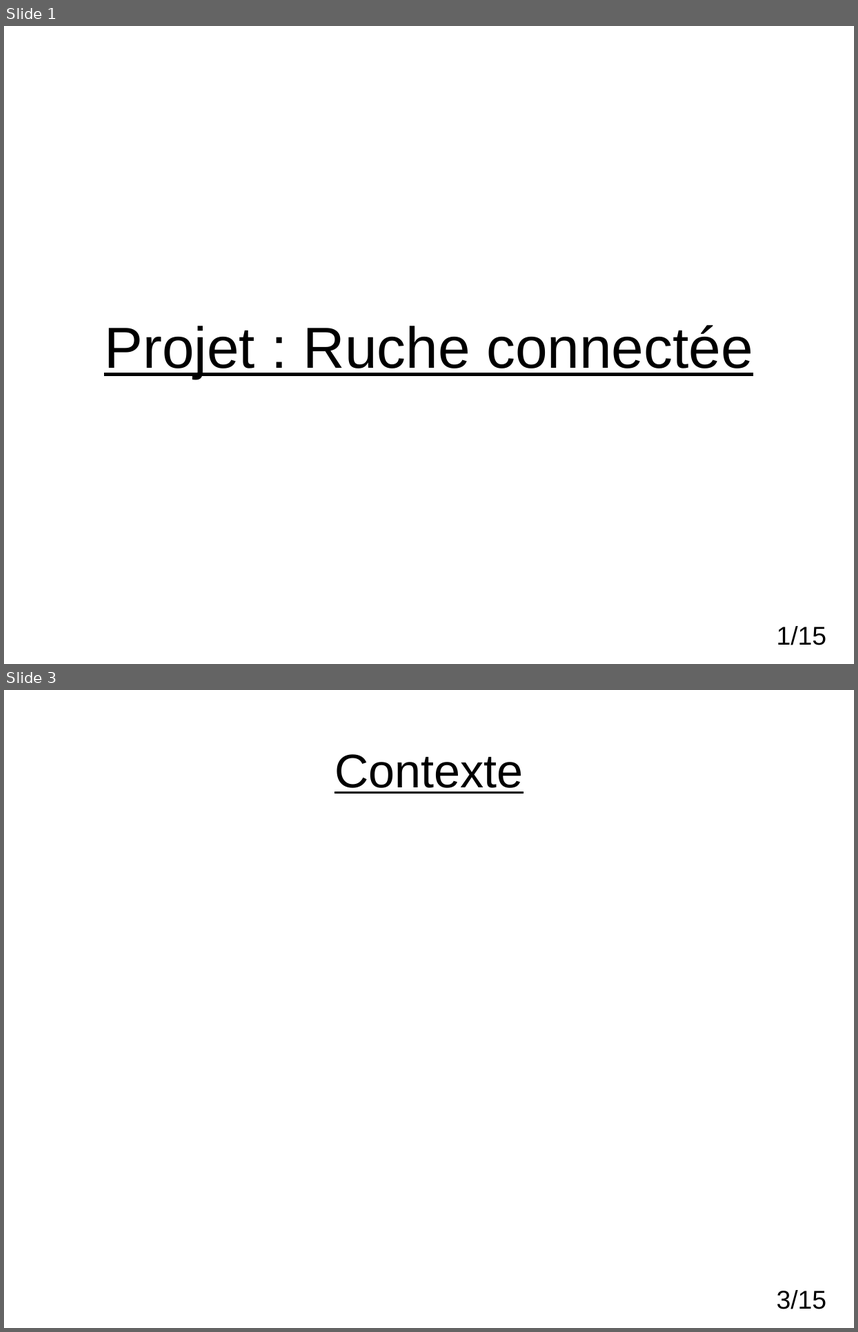
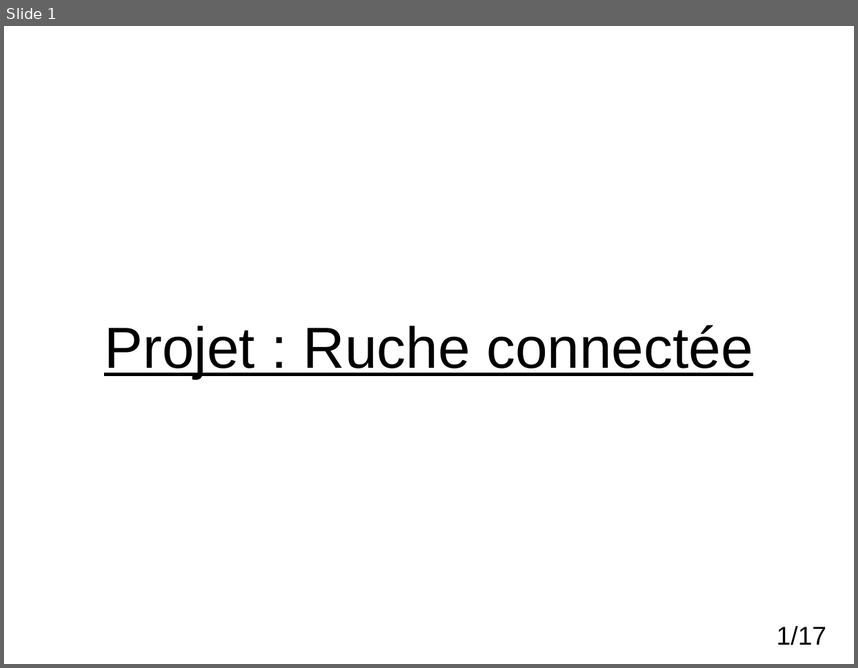
Before and after one commit to nathanderouelle/Projet_Ruche, a slide deck: DiapoRV1.odp. Shown one above the other, each under a label of ours: slides 1 and 3 before the commit, slide 1 after it; the slides between them are not shown. The pictures are 858x1332 and 858x668 pixels, drawn with LibreOffice and Linux fonts; fonts in the diff are those of the drawing; background and template pictures are left out. Boxes give left, top, right and bottom in pixels: in the first picture for what was removed or moved away, otherwise in the second. Text is boxed around its words. In the diff, an @@ line names an element or a change of style, - is before the commit and + after.

```diff
--- a/DiapoRV1.odp
+++ b/DiapoRV1.odp
@@ slide 3 removed at (4,690,854,1328), background #FFFFFF @@
@@ title removed at (335,754,523,793) @@
-Contexte
@@ page number removed at (777,1290,826,1309) @@
-3/15
@@ page number at (777,626,826,645): text changed @@
-1/15
+1/17
```
Also in this commit, not shown: 2 slides changed, 14 slides added, 11 other slides removed.
